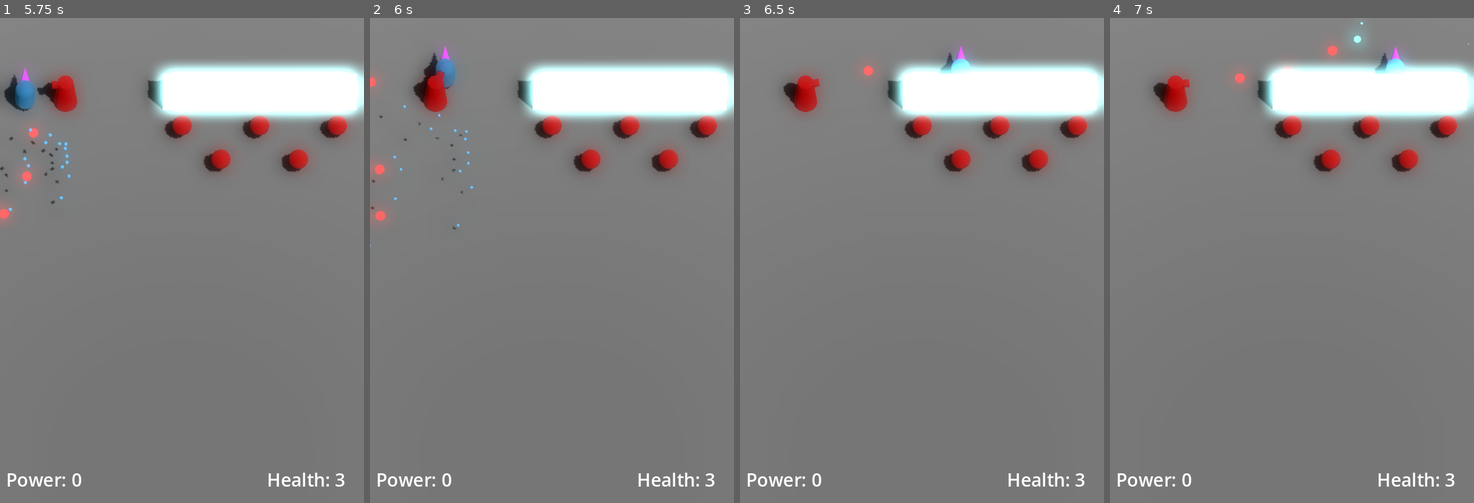
Above: before the commit, frames 1-4 (left to right).
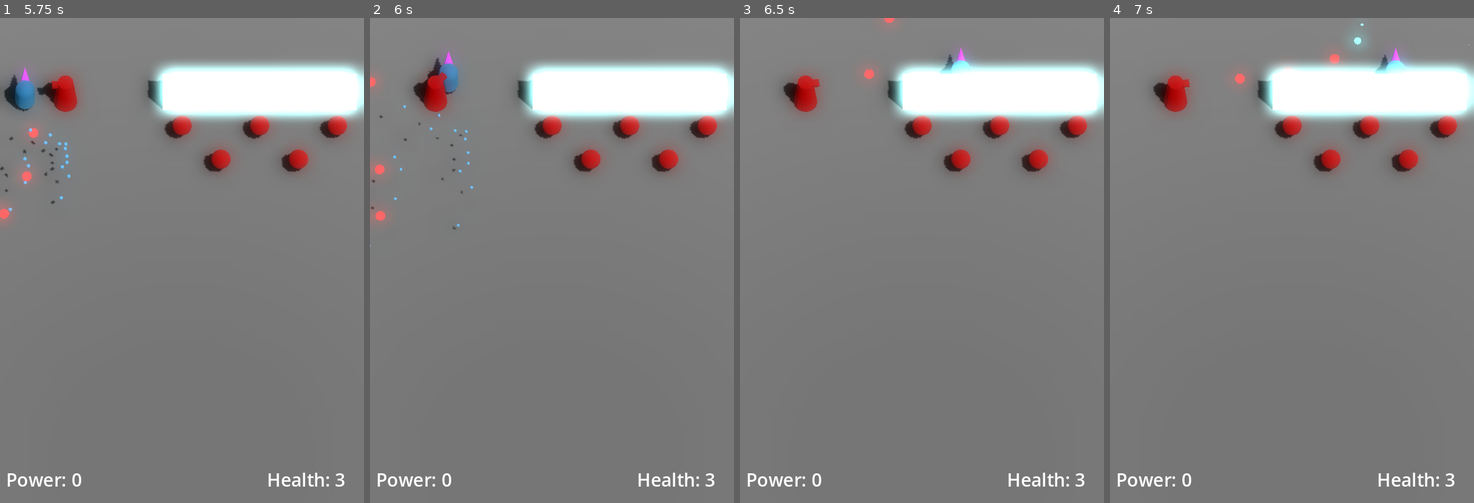
Above: after the commit, the same moments.

Repository: JackEvans24/bullet-absorb
Game: Godot game, scene res://scenes/main.tscn
Two runs of this game, one before a commit and one after it. Both use one fixed random seed, a clock stepped at 60 frames per second and the inputs below.
Inputs:
- Up to frame 1 (5.75 s): hold K (absorb) 0.53-1.28 s; hold Up (move_forward) 0.53-2.03 s; tap J (fire) at 1.35, 2.85, 4.35 s; hold K (absorb) 2.03-2.78 s; hold Left (move_left) 2.03-3.53 s; hold Down (move_back) 3.53-4.28 s; hold K (absorb) 3.53-4.28 s; hold Right (move_right) 4.28-5.03 s; hold Up (move_forward) from 5.03 s (still down); hold K (absorb) from 5.03 s (still down)
- Up to frame 2 (6 s): release Up (move_forward) at 5.78 s; release K (absorb) at 5.78 s; hold Right (move_right) from 5.78 s (still down); tap J (fire) at 5.85 s
- Up to frame 3 (6.5 s): keep holding Right (move_right)
- Up to frame 4 (7 s): keep holding Right (move_right); hold K (absorb) from 6.53 s (still down)

Frame 1 is identical in both runs. In frame 2, 0.3% of the frame differs, in the area x 14-25%, y 5-20%; in frame 3, 0.1%; in frame 4, 0.2%.

Commit message:
feat: add enemy collision layer

Diff:
--- a/prefabs/enemies/enemy.tscn
+++ b/prefabs/enemies/enemy.tscn
@@ -15,6 +15,8 @@
 radius = 0.45
 
 [node name="Enemy" type="CharacterBody3D"]
+collision_layer = 32
+collision_mask = 17
 script = ExtResource("1_wjmkf")
 hurt_particles_scene = ExtResource("2_e8cc4")
 
--- a/project.godot
+++ b/project.godot
@@ -104,3 +104,4 @@
 3d_physics/layer_3="bullet"
 3d_physics/layer_4="power"
 3d_physics/layer_5="player_bullet"
+3d_physics/layer_6="enemy"
